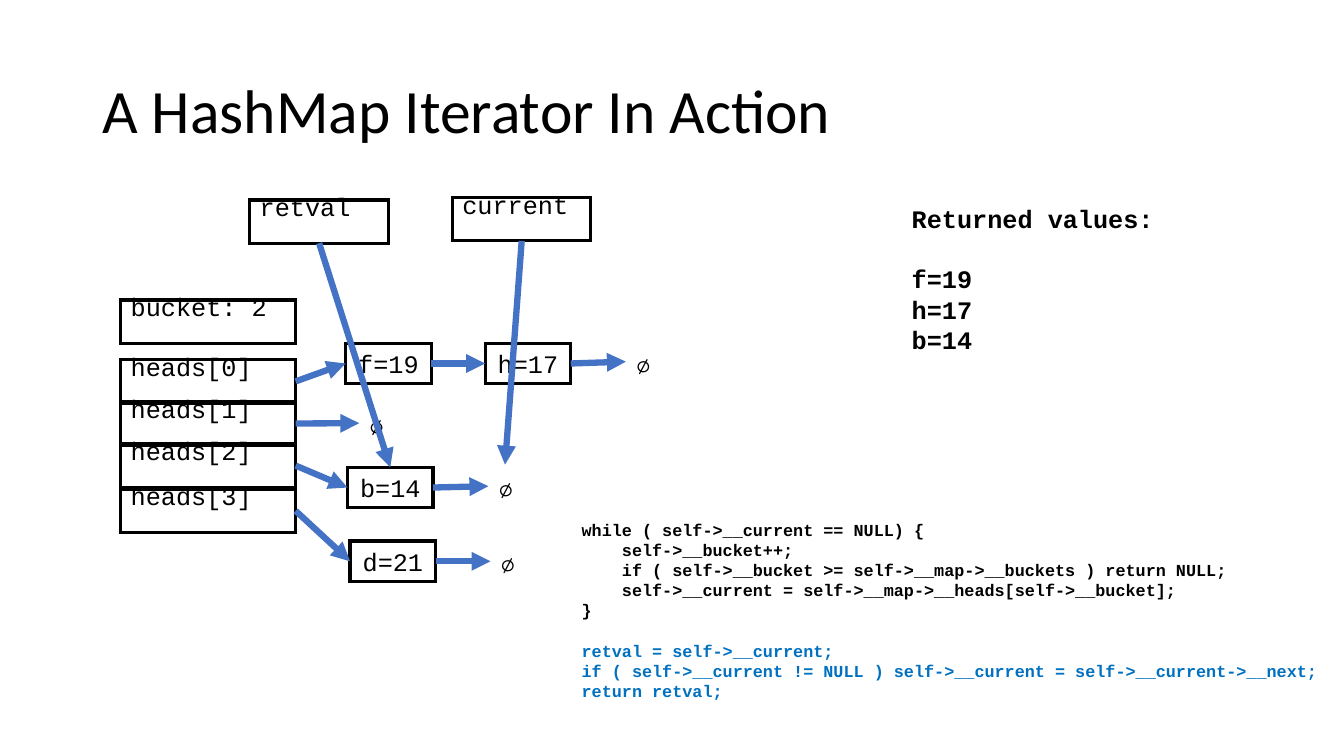
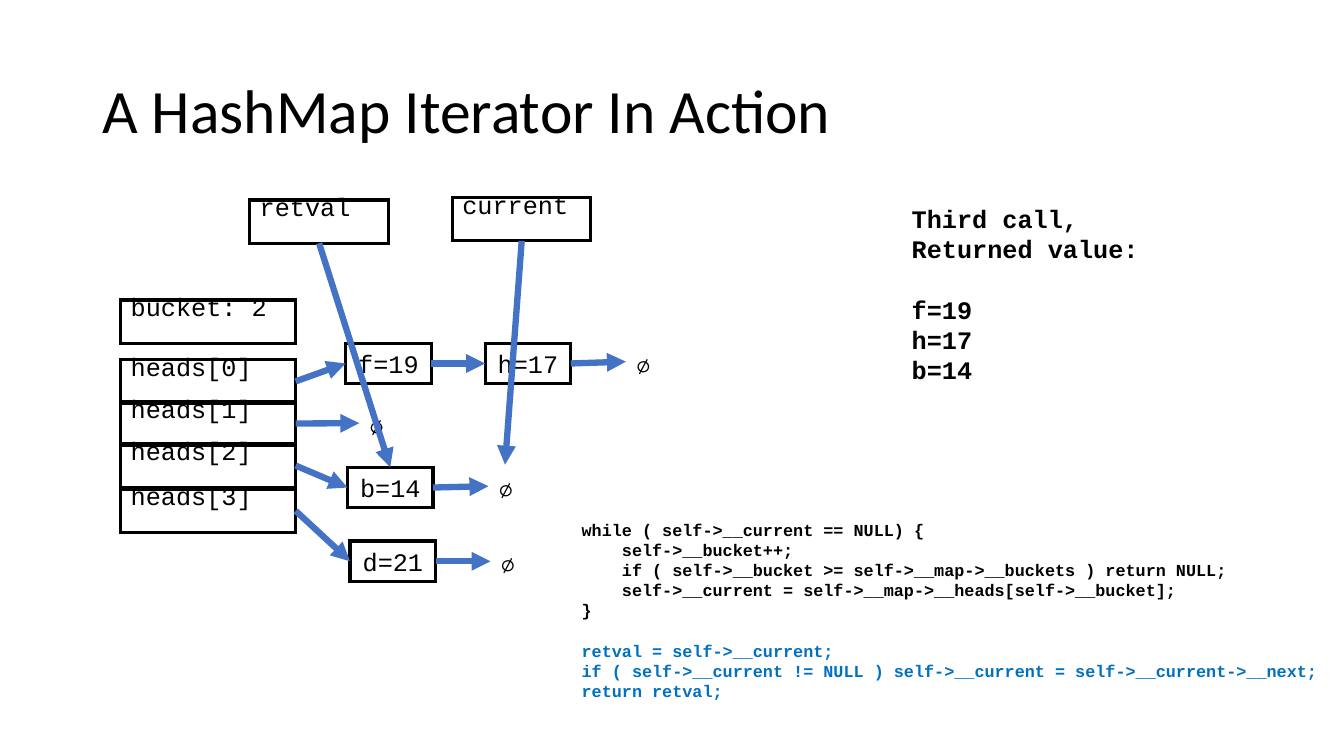
Before and after one commit to csev/cc4e, a slide deck: slide 30 of lectures/CC-05-Trees-Hash.pptx (slide 28 before the commit). Drawn at 1344x756 pixels with LibreOffice and Linux fonts; fonts in the diff are those of the drawing. Boxes give left, top, right and bottom in pixels: in the first picture for what was removed or moved away, otherwise in the second. Text is boxed around its words. In the diff, an @@ line names an element or a change of style, - is before the commit and + after.

```diff
--- a/lectures/CC-05-Trees-Hash.pptx
+++ b/lectures/CC-05-Trees-Hash.pptx
@@ text at (912,209,1139,259): text changed @@
-Returned values:
+Third call,
+Returned value:
```
Also in this commit, not shown: 18 other slides changed, 3 slides added, 1 slide removed, 1 other file.
